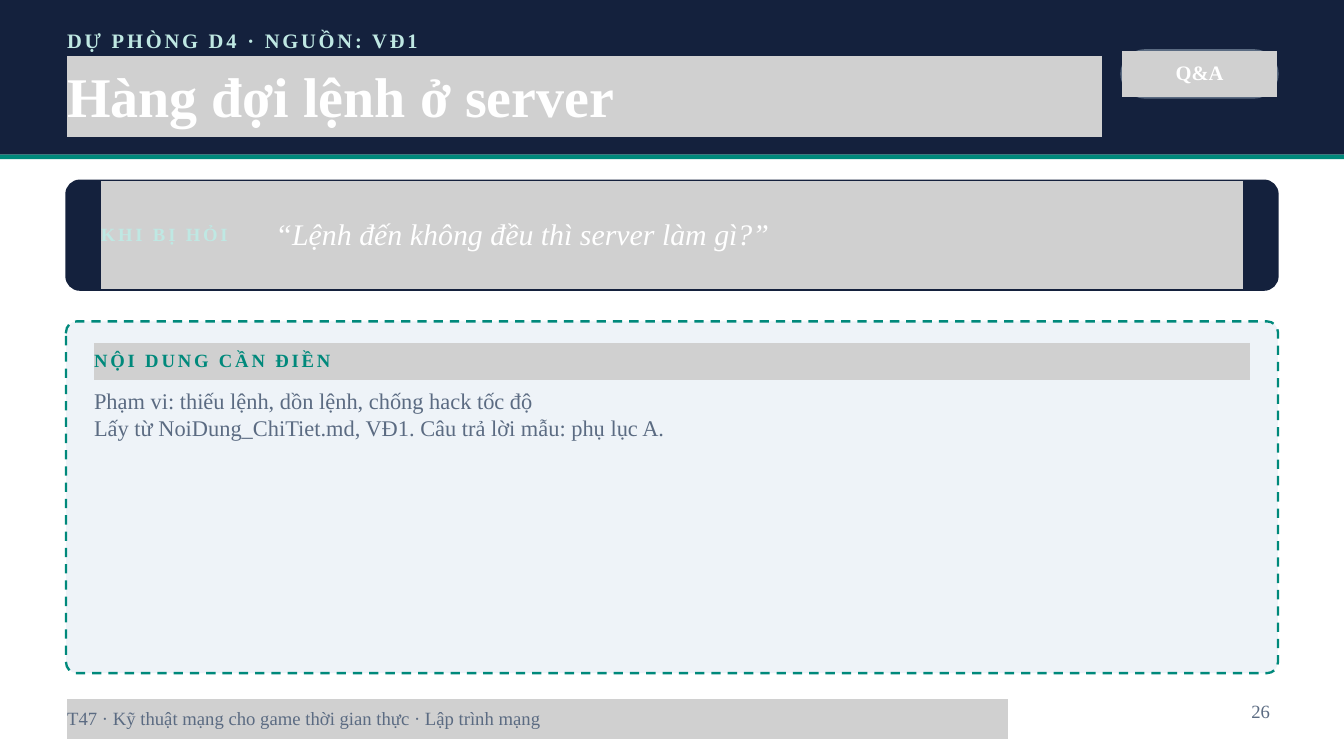
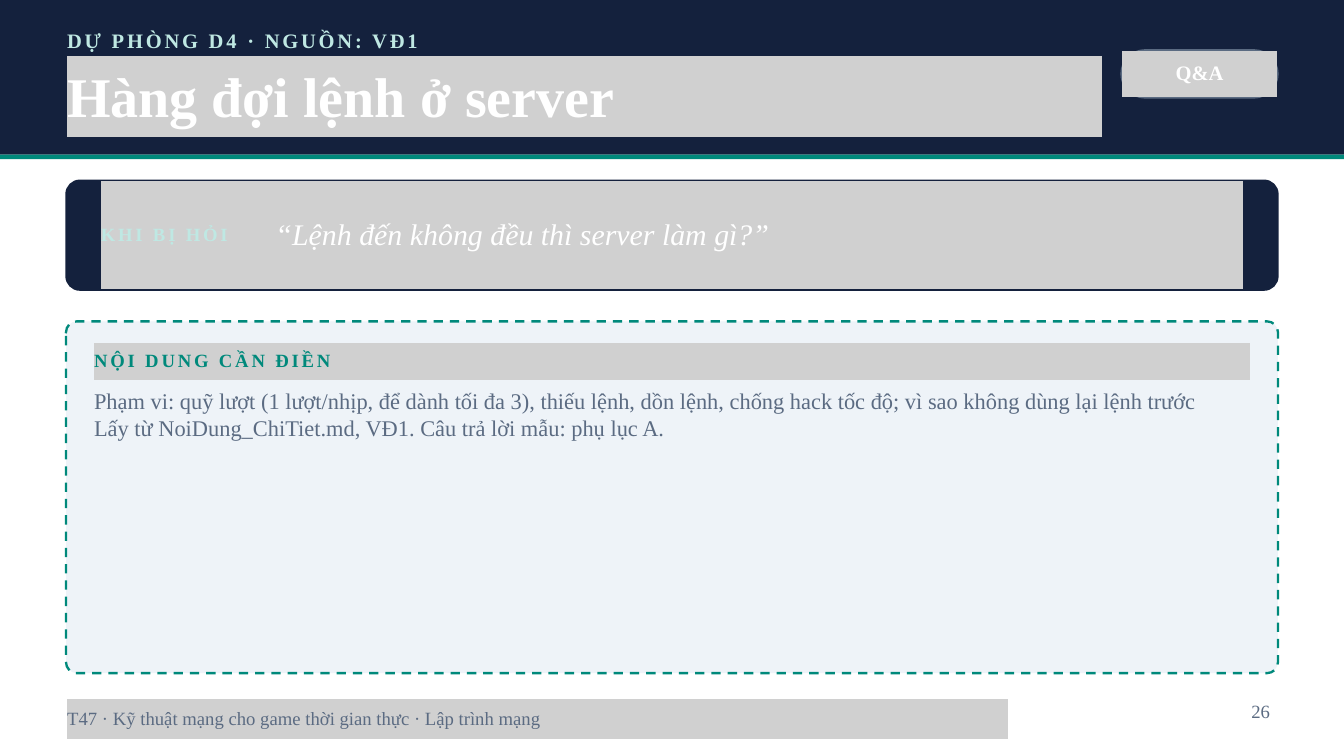
Before and after one commit to luulichma/BTL_LTM_Topic47, a slide deck: slide 26 of slides/T47_ThuyetTrinh_Khung_New.pptx. Drawn at 1344x756 pixels with LibreOffice and Linux fonts; fonts in the diff are those of the drawing; grey boxes stand for pictures. Boxes give left, top, right and bottom in pixels: in the first picture for what was removed or moved away, otherwise in the second. Text is boxed around its words. In the diff, an @@ line names an element or a change of style, - is before the commit and + after.

```diff
--- a/slides/T47_ThuyetTrinh_Khung_New.pptx
+++ b/slides/T47_ThuyetTrinh_Khung_New.pptx
@@ text at [94, 393, 1196, 414]: text changed @@
-Phạm vi: thiếu lệnh, dồn lệnh, chống hack tốc độ
+Phạm vi: quỹ lượt (1 lượt/nhịp, để dành tối đa 3), thiếu lệnh, dồn lệnh, chống hack tốc độ; vì sao không dùng lại lệnh trước
```
Also in this commit, not shown: 5 other slides changed, 7 other files.
